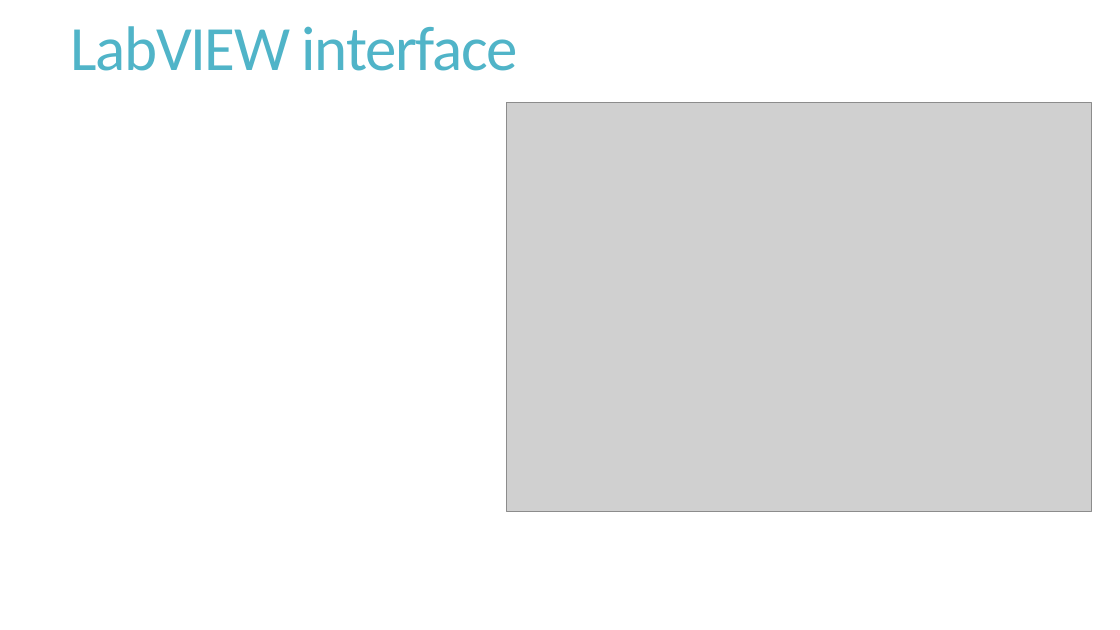
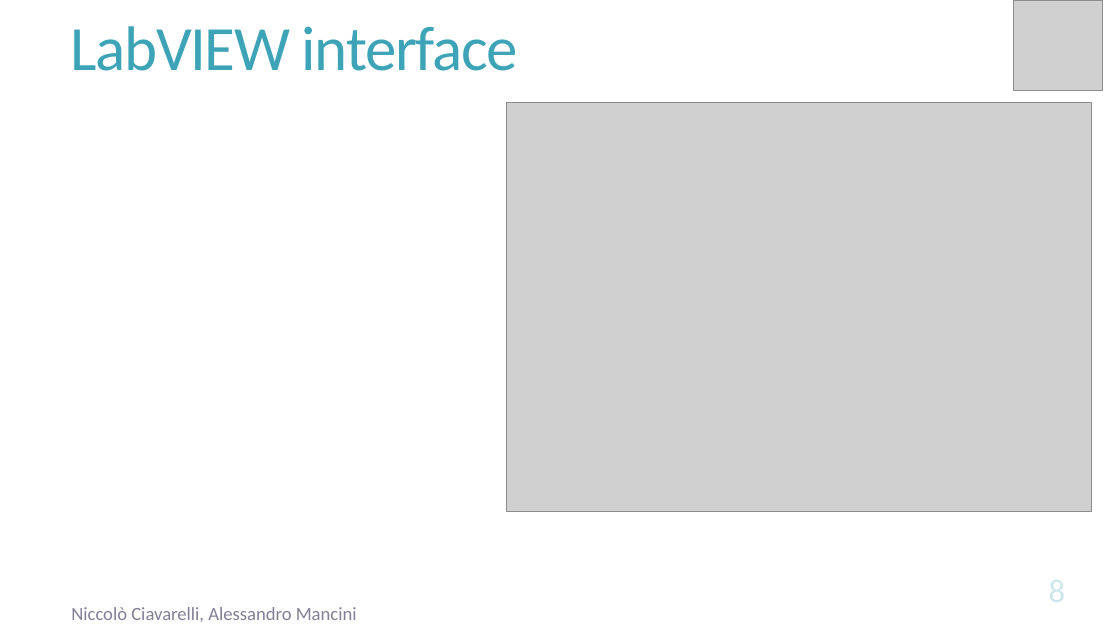
Before and after one commit to ciavanick/ArtificialPancreas, a slide deck: slide 8 of Presentation.pptx. Drawn at 1120x630 pixels with LibreOffice and Linux fonts; fonts in the diff are those of the drawing; grey boxes stand for pictures. Boxes give left, top, right and bottom in pixels: in the first picture for what was removed or moved away, otherwise in the second. Text is boxed around its words. In the diff, an @@ line names an element or a change of style, - is before the commit and + after.

```diff
--- a/Presentation.pptx
+++ b/Presentation.pptx
@@ title "LabVIEW interface" at (71,26,518,71): text colour #50B4C8 to #3DA3B7 @@
@@ picture added at (1013,1,1102,90) @@
@@ text added at (71,607,357,622), 16 pt, text #635F7C at 80% opacity @@
+Niccolò Ciavarelli, Alessandro Mancini
```
Also in this commit, not shown: 10 other slides changed, 5 slides added, 2 other files.
